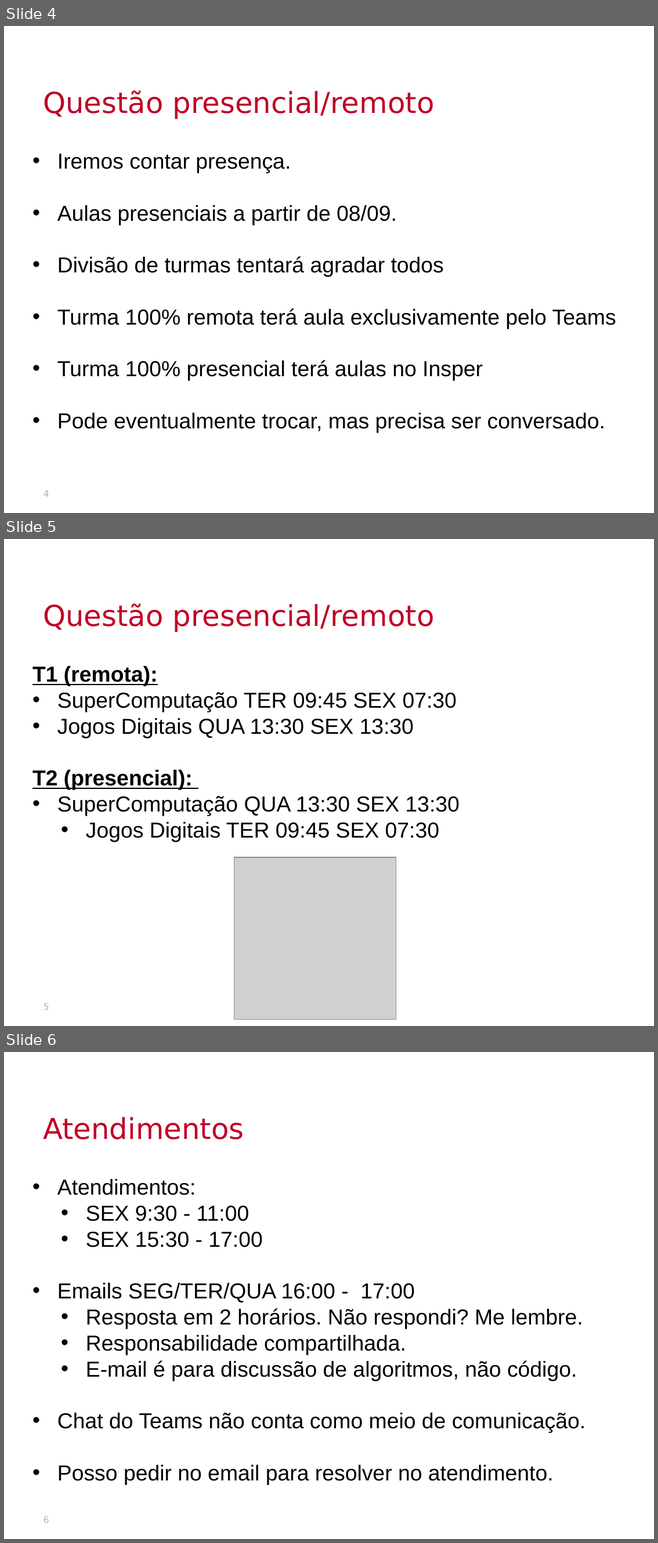
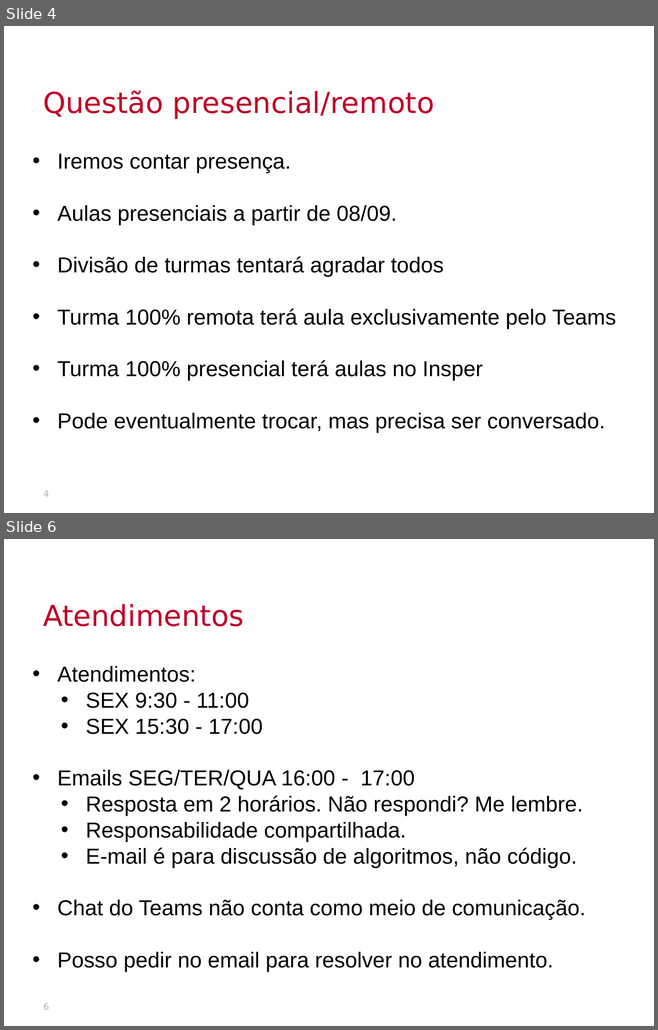
Before and after one commit to thalials/supercomp, a slide deck: aulas/01-introducao/slides.pptx. Shown one above the other, each under a label of ours: slides 4, 5 and 6 before the commit, slides 4 and 6 after it; the slides between them are not shown. The pictures are 658x1543 and 658x1030 pixels, drawn with LibreOffice and Linux fonts; fonts in the diff are those of the drawing; grey boxes stand for pictures; background and template pictures are left out. Boxes give left, top, right and bottom in pixels: in the first picture for what was removed or moved away, otherwise in the second. Text is boxed around its words. In the diff, an @@ line names an element or a change of style, - is before the commit and + after.

```diff
--- a/aulas/01-introducao/slides.pptx
+++ b/aulas/01-introducao/slides.pptx
@@ slide 5 removed at <box>4,539,654,1026</box>, background picture (left out) @@
@@ text removed at <box>43,603,434,632</box> @@
-Questão presencial/remoto
@@ text removed at <box>32,666,459,842</box> @@
-T1 (remota):
-• SuperComputação TER 09:45 SEX 07:30
-• Jogos Digitais QUA 13:30 SEX 13:30
-T2 (presencial):
-• SuperComputação QUA 13:30 SEX 13:30
-  • Jogos Digitais TER 09:45 SEX 07:30
@@ picture removed at <box>234,857,396,1020</box> @@
@@ page number removed at <box>43,1004,49,1010</box> @@
-5
```
Also in this commit, not shown: 1 slide added, 11 other files.
